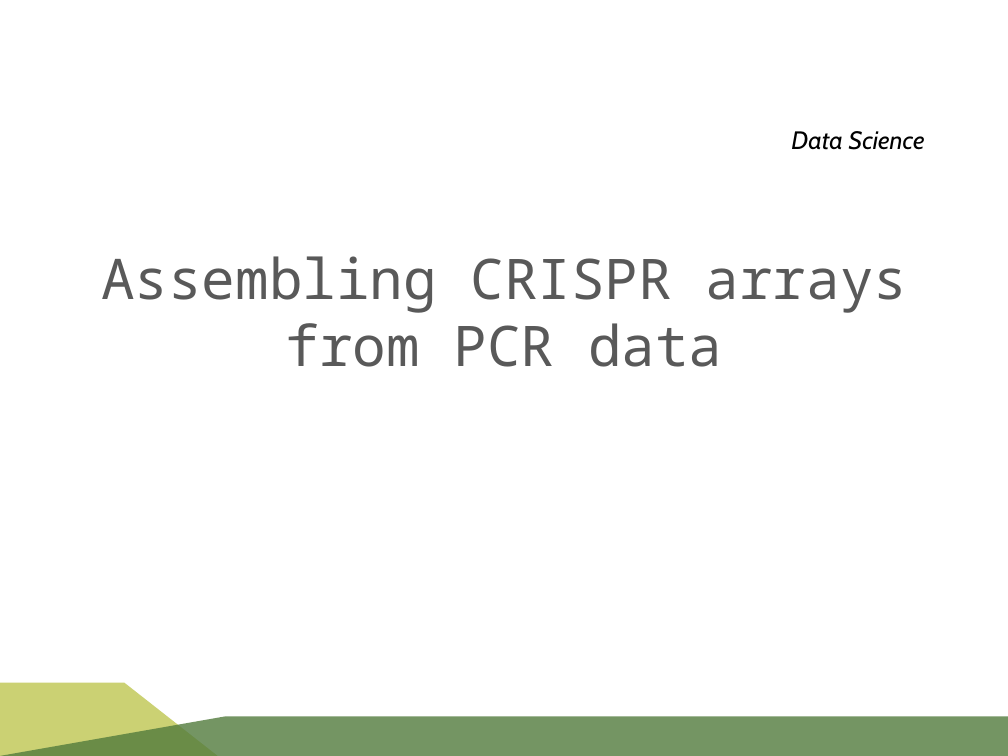
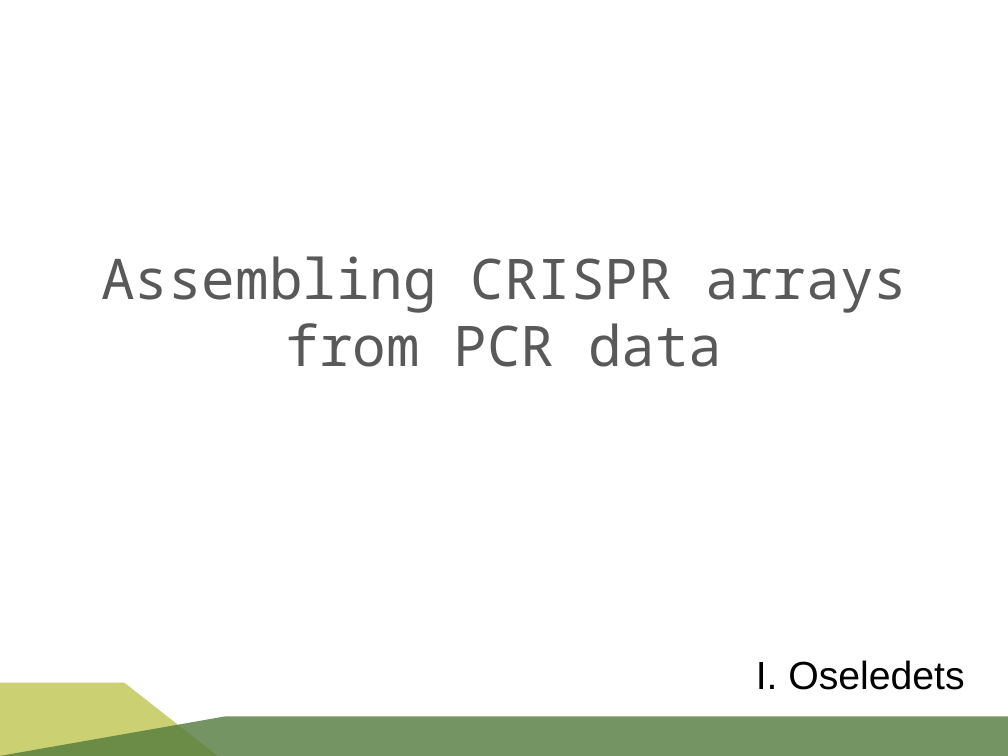
Before and after one commit to rykachevskiy/CRISPR, a slide deck: slide 1 of SK-MIT-CRISPR.odp. Drawn at 1008x756 pixels with LibreOffice and Linux fonts; fonts in the diff are those of the drawing; background and template pictures are left out. Boxes give left, top, right and bottom in pixels: in the first picture for what was removed or moved away, otherwise in the second. Text is boxed around its words. In the diff, an @@ line names an element or a change of style, - is before the commit and + after.

```diff
--- a/SK-MIT-CRISPR.odp
+++ b/SK-MIT-CRISPR.odp
@@ text removed at (x1=791, y1=131, x2=925, y2=150) @@
-Data Science
@@ text added at (x1=756, y1=660, x2=964, y2=690), 28 pt, text #000000 @@
+I. Oseledets
```
Also in this commit, not shown: 13 other slides changed, 6 slides added, 3 slides removed, 6 other files.
